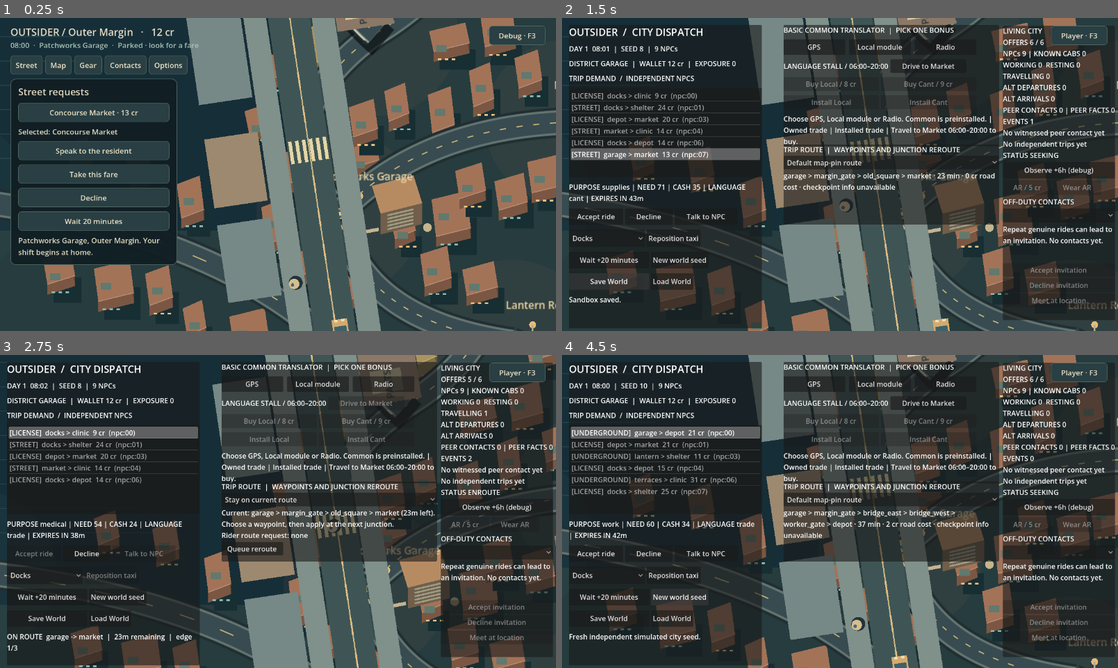
Above: before the commit, frames 1-4 (two rows, left to right).
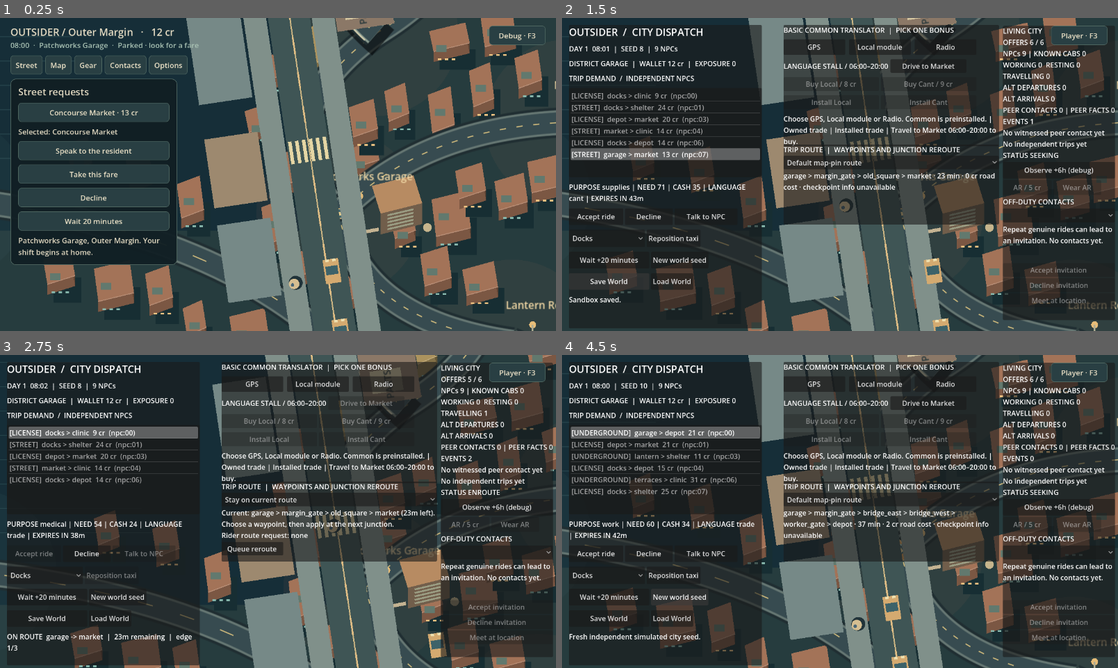
Above: after the commit, the same moments.

Repository: MohamedXIV/outsider-driver-2d
Game: Godot game, scene res://scenes/sandbox.tscn
Same seed, same stepped clock (60 frames per second), same inputs: the game is played once before the commit and once after it.
Inputs:
- Up to frame 1 (0.25 s): no input
- Up to frame 2 (1.5 s): click "Debug · F3" at 0.5 s; click "Save World" at 1.25 s
- Up to frame 3 (2.75 s): click "Accept ride" at 2 s
- Up to frame 4 (4.5 s): click "New world seed" at 2.75 s; click "Accept ride" at 3.5 s; click "New world seed" at 4.25 s

The runs differ from the first frame. In frame 1, 0.2% of the frame differs, in the area x 58-62%, y 76-86%; in frame 2, 0.2%, in the area x 65-69%, y 76-86%; in frame 3, 0.2%; in frame 4, 0.2%.

Commit message:
feat: two native lane vehicles with safe following and shared zebra priority

Diff:
--- a/scripts/sandbox/sandbox_pedestrian_actor.gd
+++ b/scripts/sandbox/sandbox_pedestrian_actor.gd
@@ -13,6 +13,7 @@
 var did_arrive: bool = false
 var block_for_player: bool = false
 var traffic: CharacterBody2D
+var traffic_following: CharacterBody2D
 var _agent: NavigationAgent2D
 var _target_set: bool = false
 
@@ -66,7 +67,9 @@
 	if not crossing_completed and position.x >= CROSS_X - 19.0:
 		crossing_reserved = true
 		if block_for_player or (traffic != null and \
-				not SandboxStreetPriority.pedestrian_may_enter(traffic.position.x)):
+				not SandboxStreetPriority.pedestrian_may_enter(traffic.position.x)) \
+				or (traffic_following != null and \
+				not SandboxStreetPriority.pedestrian_may_enter(traffic_following.position.x)):
 			velocity = Vector2.ZERO
 			_agent.set_velocity(Vector2.ZERO)
 			return
--- a/scripts/sandbox/sandbox_street_pilot.gd
+++ b/scripts/sandbox/sandbox_street_pilot.gd
@@ -3,7 +3,7 @@
 
 # Reusable bounded Outer Margin street slice: standalone test or main-scene actor.
 # Separate 2D NavigationRegions for sidewalks, a NavigationLink2D at the
-# marked crossing, native CharacterBody2D movement and one yielding car.
+# marked crossing, native CharacterBody2D movement and two yielding lane cars.
 # The visible resident always belongs to one shared SandboxWorld; there
 # is no second fake population or autonomous city traffic manager.
 const CROSS_X: float = SandboxStreetModule.CROSS_X
@@ -13,6 +13,7 @@
 var world: SandboxWorld = SandboxWorld.new(8)
 var pedestrian: SandboxPedestrianActor
 var car: CharacterBody2D
+var follower: CharacterBody2D
 var car_yielded: bool = false
 var world_reported_arrival: bool = false
 var walking_npc_id: String = "npc:07"
@@ -20,7 +21,7 @@
 var resume_state: Dictionary = {}
 
 func visual_snapshot() -> Dictionary:
-	if pedestrian == null or car == null:
+	if pedestrian == null or car == null or follower == null:
 		return {}
 	return {
 		"npc_id": walking_npc_id,
@@ -28,6 +29,8 @@
 		"pedestrian_y": pedestrian.position.y,
 		"car_x": car.position.x,
 		"car_y": car.position.y,
+		"follower_x": follower.position.x,
+		"follower_y": follower.position.y,
 		"crossing_reserved": pedestrian.crossing_reserved,
 		"crossing_completed": pedestrian.crossing_completed,
 		"did_arrive": pedestrian.did_arrive
@@ -44,23 +47,18 @@
 			return
 	SandboxStreetModule.install_navigation(self)
 	SandboxStreetModule.install_east_junction(self)
-	car = SandboxTrafficVehicle.new()
-	car.name = "LocalTrafficCar"
-	car.position = SandboxStreetModule.VEHICLE_START
-	car.collision_layer = 4
-	car.collision_mask = 2
-	var car_hitbox: CollisionShape2D = CollisionShape2D.new()
-	var rect: RectangleShape2D = RectangleShape2D.new()
-	rect.size = Vector2(25, 17)
-	car_hitbox.shape = rect
-	car.add_child(car_hitbox)
-	add_child(car)
+	# Two real Godot CharacterBody2D lane vehicles in this bounded slice.
+	# These are ambient traffic actors, not extra world residents or taxis.
+	car = _make_lane_car("LocalTrafficCar",
+			SandboxStreetModule.VEHICLE_START+Vector2(70,0))
+	follower = _make_lane_car("LocalFollowingCar",SandboxStreetModule.VEHICLE_START)
 	pedestrian = SandboxPedestrianActor.new()
 	pedestrian.name = "ResidentWalkingToPartsCounter"
 	pedestrian.position = SandboxStreetModule.START
 	pedestrian.destination = SandboxStreetModule.SITE
 	pedestrian.npc_id = walking_npc_id
 	pedestrian.traffic = car
+	pedestrian.traffic_following = follower
 	pedestrian.reached_site.connect(_on_resident_arrived)
 	add_child(pedestrian)
 	var current_trip: Dictionary = world.resident(walking_npc_id).get("local_pedestrian_trip", {})
@@ -74,8 +72,12 @@
 				clampf(float(resume_state.get("pedestrian_x",SandboxStreetModule.START.x)),100.0,560.0),
 				clampf(float(resume_state.get("pedestrian_y",NORTH_Y)),300.0,404.0))
 		car.position = Vector2(
-				clampf(float(resume_state.get("car_x",SandboxStreetModule.VEHICLE_START.x)),100.0,570.0),
+				clampf(float(resume_state.get("car_x",SandboxStreetModule.VEHICLE_START.x+70.0)),100.0,570.0),
 				clampf(float(resume_state.get("car_y",350.0)),330.0,374.0))
+		follower.position = Vector2(
+				minf(float(resume_state.get("follower_x",SandboxStreetModule.VEHICLE_START.x)),
+						car.position.x-SandboxStreetPriority.FOLLOW_SPACING),
+				clampf(float(resume_state.get("follower_y",350.0)),330.0,374.0))
 		pedestrian.crossing_reserved = bool(resume_state.get("crossing_reserved",false))
 		pedestrian.crossing_completed = bool(resume_state.get("crossing_completed",false))
 		pedestrian.did_arrive = bool(resume_state.get("did_arrive",false))
@@ -100,10 +102,25 @@
 	notes.add_child(label)
 	queue_redraw()
 
+func _make_lane_car(label: String, start: Vector2) -> CharacterBody2D:
+	var vehicle: SandboxTrafficVehicle=SandboxTrafficVehicle.new()
+	vehicle.name=label
+	vehicle.position=start
+	vehicle.collision_layer=4
+	vehicle.collision_mask=2
+	var hitbox: CollisionShape2D=CollisionShape2D.new()
+	var shape: RectangleShape2D=RectangleShape2D.new()
+	shape.size=Vector2(25,17)
+	hitbox.shape=shape
+	vehicle.add_child(hitbox)
+	add_child(vehicle)
+	return vehicle
+
+
 func _physics_process(delta: float) -> void:
 	# This one visible vehicle uses a lane and yields to the marked crossing.
 	# Crossing priority is traffic policy, not an automatic NavMesh feature.
-	if car == null or pedestrian == null:
+	if car == null or follower == null or pedestrian == null:
 		return
 	pedestrian.block_for_player = embedded and \
 			SandboxStreetRouteBinding.taxi_occupies_crosswalk(world)
@@ -115,6 +132,13 @@
 		car_yielded = true
 	car.velocity = Vector2(traffic_speed,0.0)
 	car.move_and_slide()
+	# The trailing body respects both the same pedestrian stop policy and
+	# a non-overlapping physical headway behind the leader's latest position.
+	var following_speed: float=SandboxStreetPriority.follower_velocity(
+			follower.position.x,car.position.x,pedestrian.crossing_reserved,
+			pedestrian.crossing_completed,delta)
+	follower.velocity=Vector2(following_speed,0.0)
+	follower.move_and_slide()
 	queue_redraw()
 
 func _on_resident_arrived(npc_id: String) -> void:
@@ -129,3 +153,5 @@
 func _process(_delta: float) -> void:
 	if car != null:
 		car.queue_redraw()
+	if follower != null:
+		follower.queue_redraw()
--- a/scripts/sandbox/sandbox_street_priority.gd
+++ b/scripts/sandbox/sandbox_street_priority.gd
@@ -10,6 +10,8 @@
 const CLEAR_AHEAD: float = 40.0
 const APPROACH_SPEED: float = 36.0
 const LANE_END_X: float = 550.0
+# Center-to-center space between 25px-wide cars leaves 17px clear.
+const FOLLOW_SPACING: float = 42.0
 
 static func stop_line() -> float:
 	return CROSS_X - STOP_DISTANCE
@@ -31,3 +33,11 @@
 	# waiting until the vehicle has passed CROSS_X + CLEAR_AHEAD.
 	# Stopping this vehicle inside the zebra would deadlock both actors.
 	return APPROACH_SPEED
+
+# The leader is moved first in the local street's single physics step. Its
+# UPDATED position bounds the follower, without pretending the demo vehicles
+# are independently simulated residents of SandboxWorld.
+static func follower_velocity(follower_x: float, updated_leader_x: float,
+		reserved: bool, completed: bool, delta: float) -> float:
+	var gap_velocity: float=maxf(0.0,updated_leader_x-FOLLOW_SPACING-follower_x)/maxf(delta,0.0001)
+	return minf(vehicle_velocity(follower_x,reserved,completed,delta),gap_velocity)
--- /dev/null
+++ b/tests/test_street_multi_vehicle_scene.gd
@@ -0,0 +1,55 @@
+extends SceneTree
+
+# Two native CharacterBody2D cars follow one physical lane; both obey the
+# same world-owned pedestrian's zebra right of way without overlapping.
+func _initialize() -> void:
+	call_deferred("_run")
+
+
+func _run() -> void:
+	var pilot: SandboxStreetPilot=load("res://scenes/street_pilot.tscn").instantiate()
+	root.add_child(pilot)
+	assert(pilot.car is CharacterBody2D)
+	assert(pilot.follower is CharacterBody2D)
+	assert(pilot.pedestrian is SandboxPedestrianActor)
+	assert(pilot.pedestrian.traffic==pilot.car)
+	assert(pilot.pedestrian.traffic_following==pilot.follower)
+	var gap: float=SandboxStreetPriority.FOLLOW_SPACING
+	assert(pilot.follower.position.x<=pilot.car.position.x-gap)
+	var stopped_leader: bool=false
+	var stopped_follower: bool=false
+	var cleared: bool=false
+	var arrived: bool=false
+	var frames_checked: int=0
+	for i in range(1500):
+		await physics_frame
+		frames_checked+=1
+		assert(pilot.follower.position.x<=pilot.car.position.x-gap+0.25,
+				"Second live physics car overlapped or overtook the leading body")
+		assert(absf(pilot.follower.position.y-pilot.car.position.y)<0.1)
+		var reserved: bool=pilot.pedestrian.crossing_reserved and not pilot.pedestrian.crossing_completed
+		if reserved:
+			if pilot.car.position.x<=SandboxStreetPriority.stop_line()+0.15 \
+					and pilot.car.velocity.x<0.01:
+				stopped_leader=true
+			if pilot.follower.velocity.x<0.01:
+				stopped_follower=true
+		if pilot.pedestrian.crossing_completed:
+			cleared=true
+		if pilot.world_reported_arrival:
+			arrived=true
+			break
+	assert(frames_checked>1)
+	assert(stopped_leader,"Leading car never yielded to its real walking resident")
+	assert(stopped_follower,"Follower never yielded or stopped behind the first car")
+	assert(cleared and arrived,"Real pedestrian must clear road and arrive exactly once")
+	assert(SandboxStreetModule.crossing_clear(pilot.pedestrian.position))
+	assert(pilot.world.resident(pilot.walking_npc_id)["local_pedestrian_trip"]["status"]=="arrived")
+	assert(pilot.follower.position.x<=pilot.car.position.x-gap+0.25)
+	var saved: Dictionary=pilot.visual_snapshot()
+	assert(saved.get("npc_id","")==pilot.walking_npc_id)
+	assert(absf(float(saved["car_x"])-pilot.car.position.x)<0.001)
+	assert(absf(float(saved["follower_x"])-pilot.follower.position.x)<0.001)
+	assert(SandboxWorld.new().restore_snapshot(pilot.world.snapshot()))
+	print("STREET_MULTI_VEHICLE_PASS two native lane bodies, safe gap, shared zebra yielding, world-owned arrival and snapshot")
+	quit()
--- a/tests/test_street_priority.gd
+++ b/tests/test_street_priority.gd
@@ -32,5 +32,19 @@
 	assert(clearing_x>=SandboxStreetPriority.CROSS_X+SandboxStreetPriority.CLEAR_AHEAD,
 			"Vehicle never cleared the crossing; pedestrian would deadlock")
 	assert(SandboxStreetPriority.pedestrian_may_enter(clearing_x))
-	print("STREET_PRIORITY_PASS bounded stop line and late-reservation clearance without deadlock")
+	# Followers cannot occupy a stopped leader's collision footprint,
+	# including variable physics deltas and a late pedestrian reservation.
+	for dt in [0.016,0.1,0.3,0.6]:
+		for lead_x in [limit,limit+0.01,320.0,550.0]:
+			for back_x in [110.0,lead_x-42.0,lead_x-65.0]:
+				var speed: float=SandboxStreetPriority.follower_velocity(
+						back_x,lead_x,true,false,dt)
+				assert(speed>=0.0 and speed<=SandboxStreetPriority.APPROACH_SPEED)
+				assert(back_x+speed*dt<=lead_x-SandboxStreetPriority.FOLLOW_SPACING+0.001,
+						"Follower must never pass its leader's collision-safe spacing")
+	# A second lane vehicle past the stop line must finish clearing before
+	# the same walker may enter. The policy applies to each car separately.
+	assert(not SandboxStreetPriority.pedestrian_may_enter(limit+0.01))
+	assert(SandboxStreetPriority.pedestrian_may_enter(limit))
+	print("STREET_PRIORITY_PASS bounded stop line, two-car following gap and late-reservation clearance")
 	quit()
Not shown, changed: .github/workflows/native-street-pilot.yml
